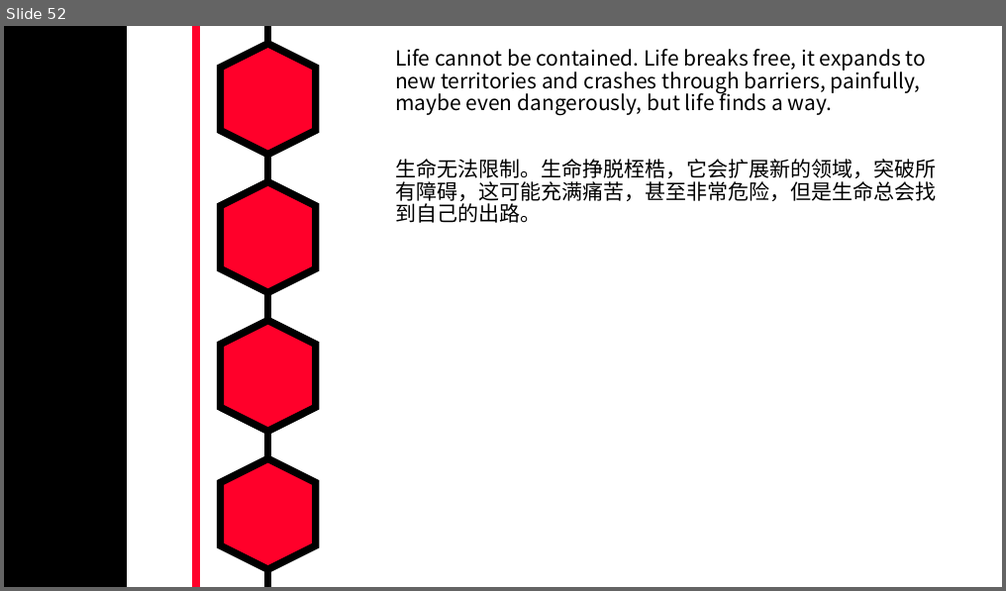
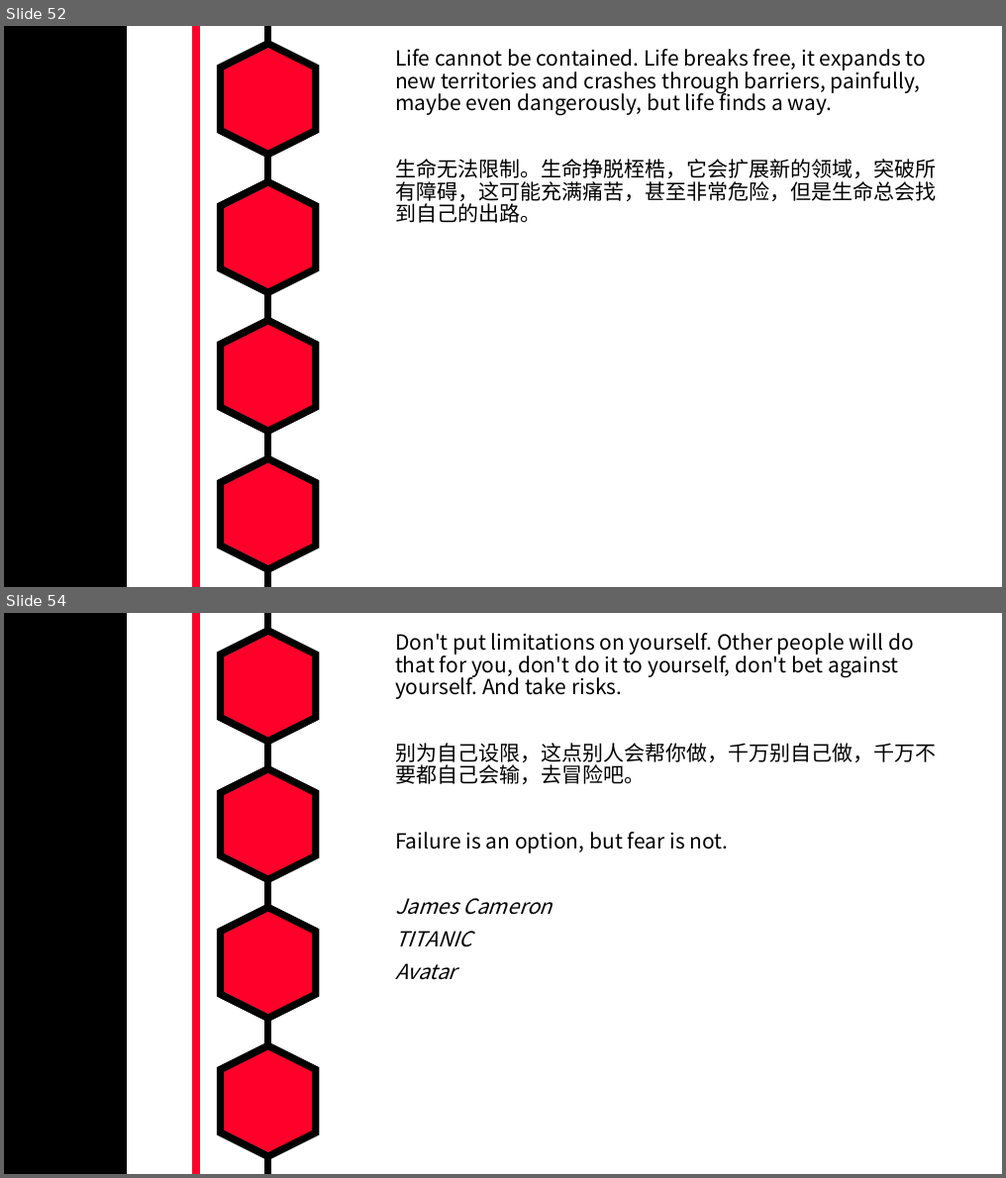
Before and after one commit to MarkShen1992/PPT-template, a slide deck: morning reading/iridescent english sentenses.pptx. Shown one above the other, each under a label of ours: slide 52 before the commit, slides 52 and 54 after it; the slides between them are not shown. The pictures are 1006x591 and 1006x1178 pixels, drawn with LibreOffice and Linux fonts; fonts in the diff are those of the drawing. Boxes give left, top, right and bottom in pixels: in the first picture for what was removed or moved away, otherwise in the second. Text is boxed around its words. In the diff, an @@ line names an element or a change of style, - is before the commit and + after.

```diff
--- a/morning reading/iridescent english sentenses.pptx
+++ b/morning reading/iridescent english sentenses.pptx
@@ slide 54 added at [4, 613, 1002, 1174], background #FFFFFF; not listed: 7 template elements that a slide beside it also shows @@
@@ text added at [395, 633, 937, 980], 20 pt, text #000000 @@
+Don't put limitations on yourself. Other people will do that for you, don't do it to yourself, don't bet against yourself. And take risks.
+别为自己设限，这点别人会帮你做，千万别自己做，千万不要都自己会输，去冒险吧。
+Failure is an option, but fear is not.
+James Cameron
+TITANIC
+Avatar
```
Also in this commit, not shown: 7 other slides added.
